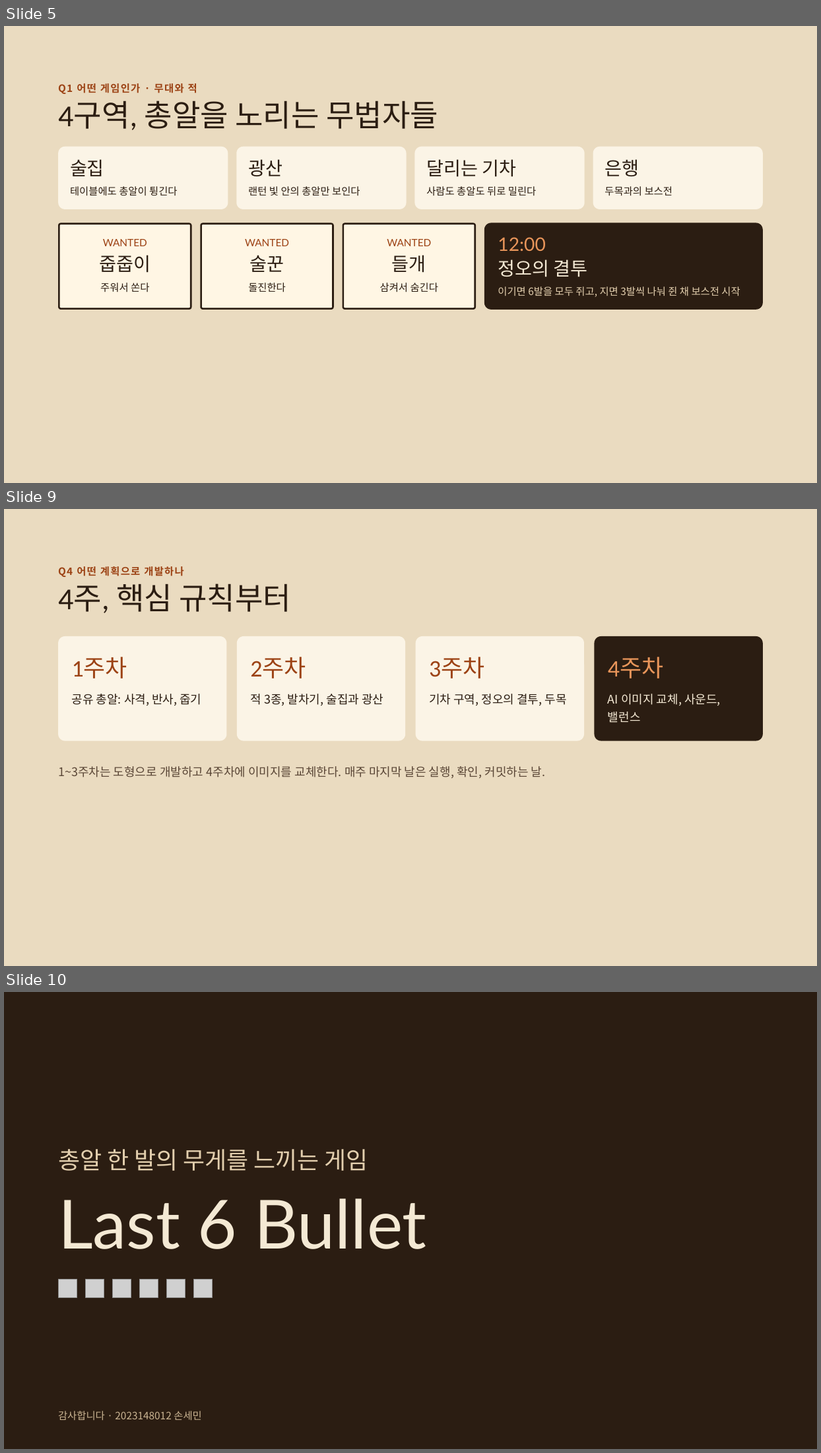
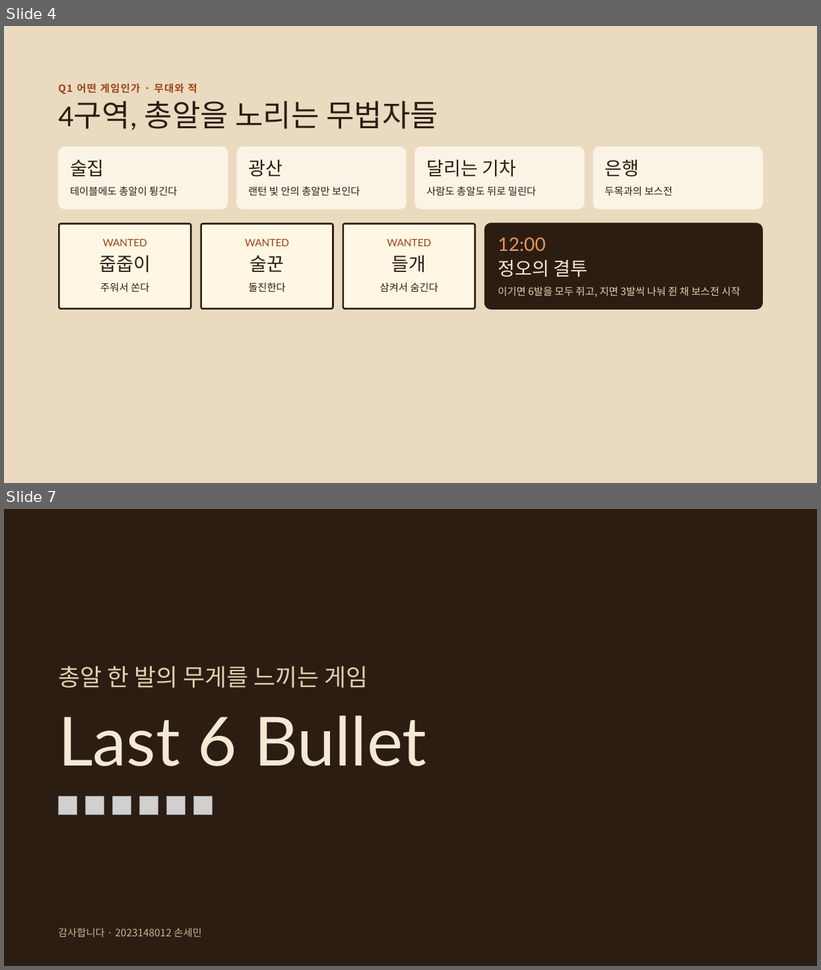
Before and after one commit to semin1228/Last6Bullet, a slide deck: docs/Last6Bullet_Presentation1.pptx. Shown one above the other, each under a label of ours: slides 5, 9 and 10 before the commit, slides 4 and 7 after it; the slides between them are not shown. The pictures are 821x1453 and 821x970 pixels, drawn with LibreOffice and Linux fonts; fonts in the diff are those of the drawing; grey boxes stand for pictures. Boxes give left, top, right and bottom in pixels: in the first picture for what was removed or moved away, otherwise in the second. Text is boxed around its words. In the diff, an @@ line names an element or a change of style, - is before the commit and + after.

```diff
--- a/docs/Last6Bullet_Presentation1.pptx
+++ b/docs/Last6Bullet_Presentation1.pptx
@@ slide 9 removed at (x1=4, y1=509, x2=817, y2=966), background #EADBC0 @@
@@ text removed at (x1=58, y1=566, x2=184, y2=577) @@
-Q4 어떤 계획으로 개발하나
@@ title removed at (x1=58, y1=584, x2=291, y2=613) @@
-4주, 핵심 규칙부터
@@ rounded rectangle removed at (x1=58, y1=636, x2=226, y2=741) @@
@@ rounded rectangle removed at (x1=237, y1=636, x2=405, y2=741) @@
@@ rounded rectangle removed at (x1=416, y1=636, x2=584, y2=741) @@
@@ rounded rectangle removed at (x1=595, y1=636, x2=763, y2=741) @@
@@ text removed at (x1=72, y1=657, x2=127, y2=679) @@
-1주차
@@ text removed at (x1=250, y1=657, x2=306, y2=679) @@
-2주차
@@ text removed at (x1=429, y1=657, x2=484, y2=679) @@
-3주차
@@ text removed at (x1=608, y1=657, x2=663, y2=679) @@
-4주차
@@ text removed at (x1=72, y1=694, x2=201, y2=706) @@
-공유 총알: 사격, 반사, 줍기
@@ text removed at (x1=250, y1=694, x2=384, y2=706) @@
-적 3종, 발차기, 술집과 광산
@@ text removed at (x1=429, y1=694, x2=567, y2=706) @@
-기차 구역, 정오의 결투, 두목
@@ text removed at (x1=608, y1=694, x2=721, y2=723) @@
-AI 이미지 교체, 사운드, 밸런스
@@ text removed at (x1=58, y1=766, x2=546, y2=778) @@
-1~3주차는 도형으로 개발하고 4주차에 이미지를 교체한다. 매주 마지막 날은 실행, 확인, 커밋하는 날.
@@ what was slide 5 is now slide 4 @@
@@ what was slide 10 is now slide 7 @@
```
Also in this commit, not shown: 2 slides changed, 1 slide added, 3 other slides removed, 1 other file.
